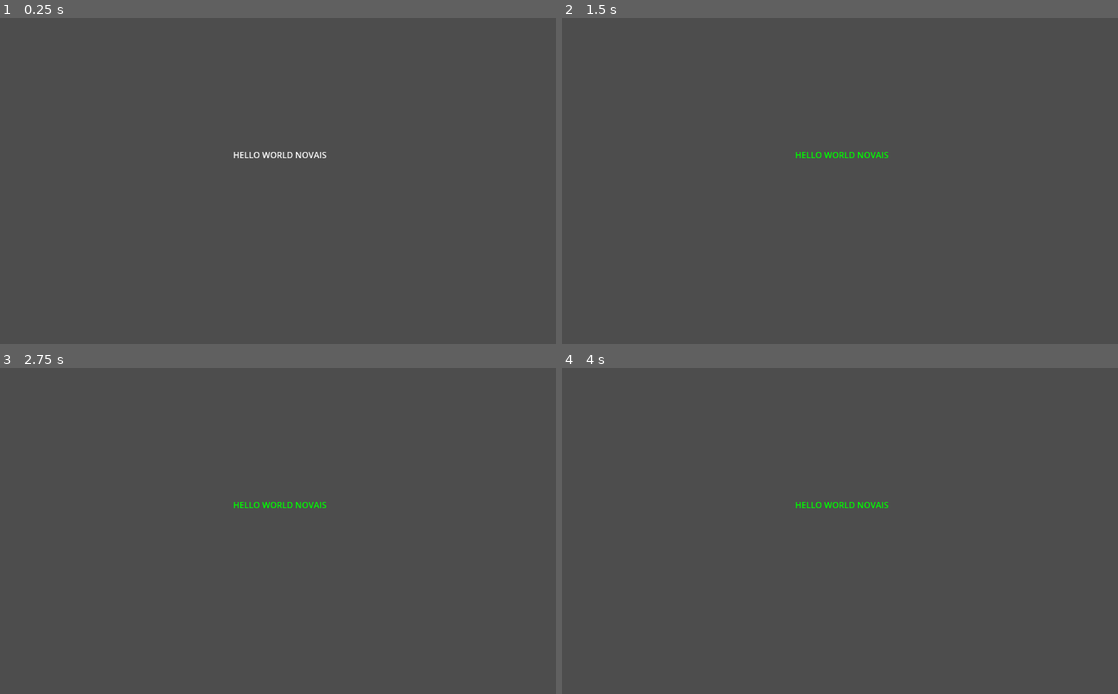
Above: before the commit, frames 1-4 (two rows, left to right).
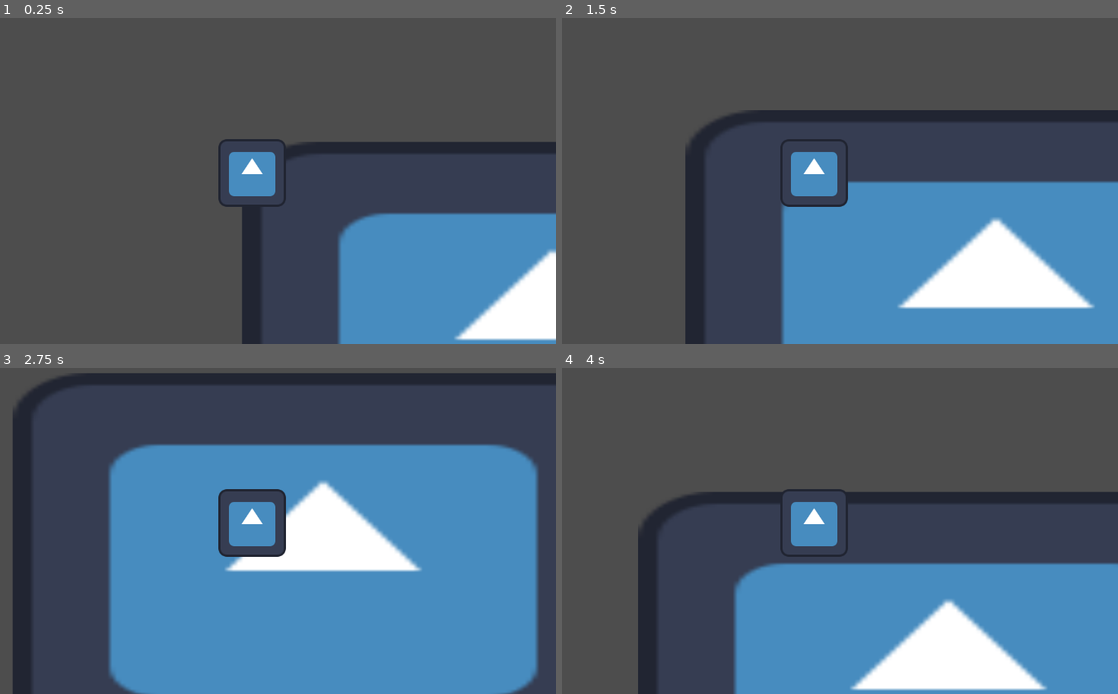
Above: after the commit, the same moments.

Repository: LitaDev-nsfw/gmtk25
Game: Godot game, scene res://scenes/level.tscn
Same seed, same stepped clock (60 frames per second), same inputs: the game is played once before the commit and once after it. Before the commit the project starts from res://scenes/node_2d.tscn. The engine's default icon, where the game draws it, is replaced by a stand-in: a white triangle on a blue panel in a dark square.
Inputs:
- Up to frame 1 (0.25 s): no input
- Up to frame 2 (1.5 s): tap Enter at 0.5 s; hold Right (ui_right) 0.53-1.28 s; hold Down (ui_down) from 1.28 s (still down)
- Up to frame 3 (2.75 s): release Down (ui_down) at 2.03 s; hold Right (ui_right) from 2.03 s (still down)
- Up to frame 4 (4 s): release Right (ui_right) at 2.78 s; hold Up (ui_up) 2.78-3.53 s; hold Left (ui_left) from 3.53 s (still down)

The runs differ from the first frame. In frame 1, 21% of the frame differs, in the area x 39-100%, y 37-100%; in frame 2, 37%; in frame 3, 65%, in the area x 2-100%, y 1-100%; in frame 4, 34%.

Commit message:
removed project, added 2d project

Diff:
--- /dev/null
+++ b/gmtk25/player.gd
@@ -0,0 +1,30 @@
+extends CharacterBody2D
+
+const SPEED = 300.0
+
+func _physics_process(delta: float) -> void:
+
+	# Get the input direction and handle the movement/deceleration.
+	# As good practice, you should replace UI actions with custom gameplay actions.
+	var direction := Input.get_axis("ui_left", "ui_right")
+	var direction_y := Input.get_axis("ui_up", "ui_down")
+
+	if direction and direction_y:
+		velocity.x = velocity.x / 2
+		velocity.y = velocity.y / 2
+
+	if direction:
+		velocity.x = direction * SPEED
+	else:
+		velocity.x = move_toward(velocity.x, 0, SPEED)
+
+	if direction_y:
+		velocity.y = direction_y * SPEED
+	else:
+		velocity.y = move_toward(velocity.y, 0, SPEED)
+
+
+	move_and_slide()
+
+func _on_area_2d_area_entered(area: Area2D) -> void:
+	print("AWOOOGOA")
--- a/gmtk25/project.godot
+++ b/gmtk25/project.godot
@@ -11,6 +11,6 @@
 [application]
 
 config/name="gmtk25"
-run/main_scene="uid://cifmleovulfh6"
+run/main_scene="uid://cxm1ciglp7qh0"
 config/features=PackedStringArray("4.4", "Forward Plus")
 config/icon="res://icon.svg"
--- a/gmtk25/scenes/label.gd
+++ /dev/null
@@ -1,11 +0,0 @@
-extends Label
-var sum : float = 0
-# Called every frame. 'delta' is the elapsed time since the previous frame.
-func _process(delta: float) -> void:
-	sum += delta
-	if sum > 0.8:
-		sum = 0
-		if self.modulate == Color.WHITE:
-			self.modulate = Color.GREEN
-		else:
-			self.modulate = Color.WHITE
--- /dev/null
+++ b/gmtk25/scenes/level.tscn
@@ -0,0 +1,24 @@
+[gd_scene load_steps=5 format=3 uid="uid://cxm1ciglp7qh0"]
+
+[ext_resource type="Texture2D" uid="uid://uaifruwo5cx0" path="res://icon.svg" id="1_2q6dc"]
+[ext_resource type="Script" uid="uid://2brnat7foo8u" path="res://scripts/level.gd" id="1_w7c3h"]
+[ext_resource type="PackedScene" uid="uid://hbhc16eqvpv2" path="res://scenes/player.tscn" id="3_w8frs"]
+
+[sub_resource type="RectangleShape2D" id="RectangleShape2D_w8frs"]
+
+[node name="Level" type="Node2D"]
+script = ExtResource("1_w7c3h")
+
+[node name="Sprite2D" type="Sprite2D" parent="."]
+position = Vector2(570, 304)
+scale = Vector2(9.20125, 5.67275)
+texture = ExtResource("1_2q6dc")
+
+[node name="Player" parent="." instance=ExtResource("3_w8frs")]
+
+[node name="Puzzle" type="Area2D" parent="."]
+position = Vector2(478, 163)
+
+[node name="CollisionShape2D" type="CollisionShape2D" parent="Puzzle"]
+scale = Vector2(8.50666, 8.76057)
+shape = SubResource("RectangleShape2D_w8frs")
--- a/gmtk25/scenes/node_2d.tscn
+++ /dev/null
@@ -1,17 +0,0 @@
-[gd_scene load_steps=2 format=3 uid="uid://cifmleovulfh6"]
-
-[ext_resource type="Script" uid="uid://c4t6fq4ucrl1a" path="res://scenes/label.gd" id="1_6e84v"]
-
-[node name="Node2D" type="Control"]
-layout_mode = 3
-anchors_preset = 0
-
-[node name="Label" type="Label" parent="."]
-layout_mode = 0
-offset_left = 540.0
-offset_top = 278.0
-offset_right = 654.0
-offset_bottom = 301.0
-text = "HELLO WORLD NOVAIS
-"
-script = ExtResource("1_6e84v")
--- /dev/null
+++ b/gmtk25/scenes/player.tscn
@@ -0,0 +1,22 @@
+[gd_scene load_steps=4 format=3 uid="uid://hbhc16eqvpv2"]
+
+[ext_resource type="Script" uid="uid://cw1okpj8i6w2b" path="res://player.gd" id="1_3vyb7"]
+[ext_resource type="Texture2D" uid="uid://uaifruwo5cx0" path="res://icon.svg" id="2_g2els"]
+
+[sub_resource type="CircleShape2D" id="CircleShape2D_g2els"]
+
+[node name="Player" type="CharacterBody2D"]
+script = ExtResource("1_3vyb7")
+
+[node name="Sprite2D" type="Sprite2D" parent="."]
+texture = ExtResource("2_g2els")
+
+[node name="Camera2D" type="Camera2D" parent="."]
+
+[node name="Area2D" type="Area2D" parent="."]
+
+[node name="CollisionShape2D" type="CollisionShape2D" parent="Area2D"]
+scale = Vector2(12.58, 13.4324)
+shape = SubResource("CircleShape2D_g2els")
+
+[connection signal="area_entered" from="Area2D" to="." method="_on_area_2d_area_entered"]
--- /dev/null
+++ b/gmtk25/scripts/level.gd
@@ -0,0 +1,9 @@
+extends Node2D
+
+# Called when the node enters the scene tree for the first time.
+func _ready() -> void:
+	pass # Replace with function body.
+
+# Called every frame. 'delta' is the elapsed time since the previous frame.
+func _process(delta: float) -> void:
+	pass
Not shown, added: gmtk25/player.gd.uid
Not shown, removed: gmtk25/scenes/label.gd.uid
Not shown, added: gmtk25/scripts/level.gd.uid
